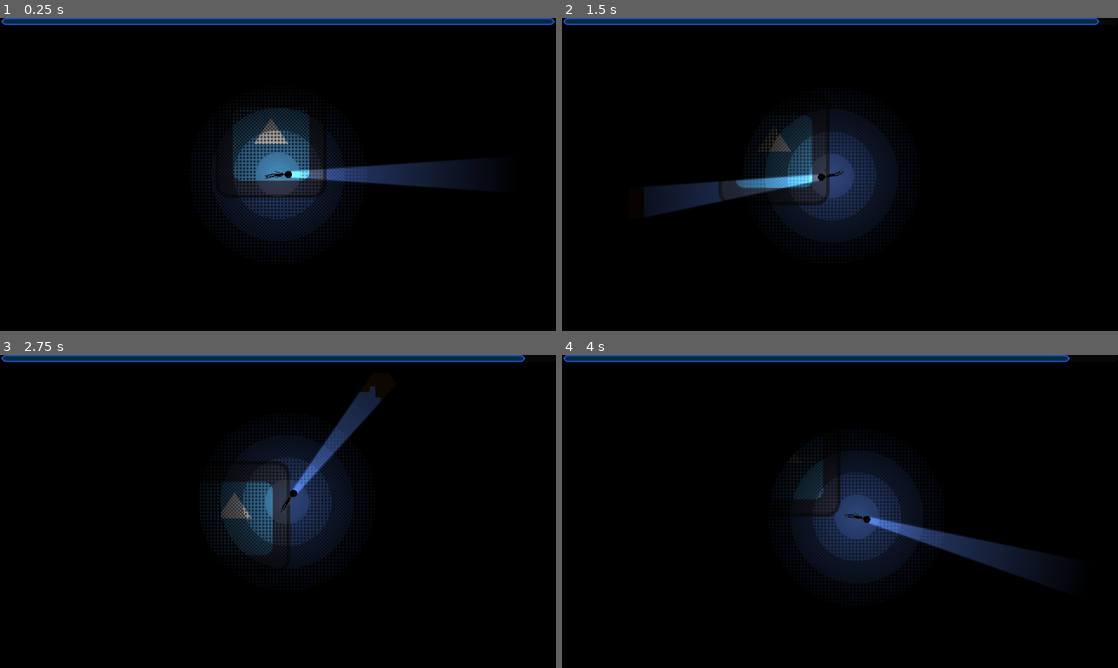
Above: before the commit, frames 1-4 (two rows, left to right).
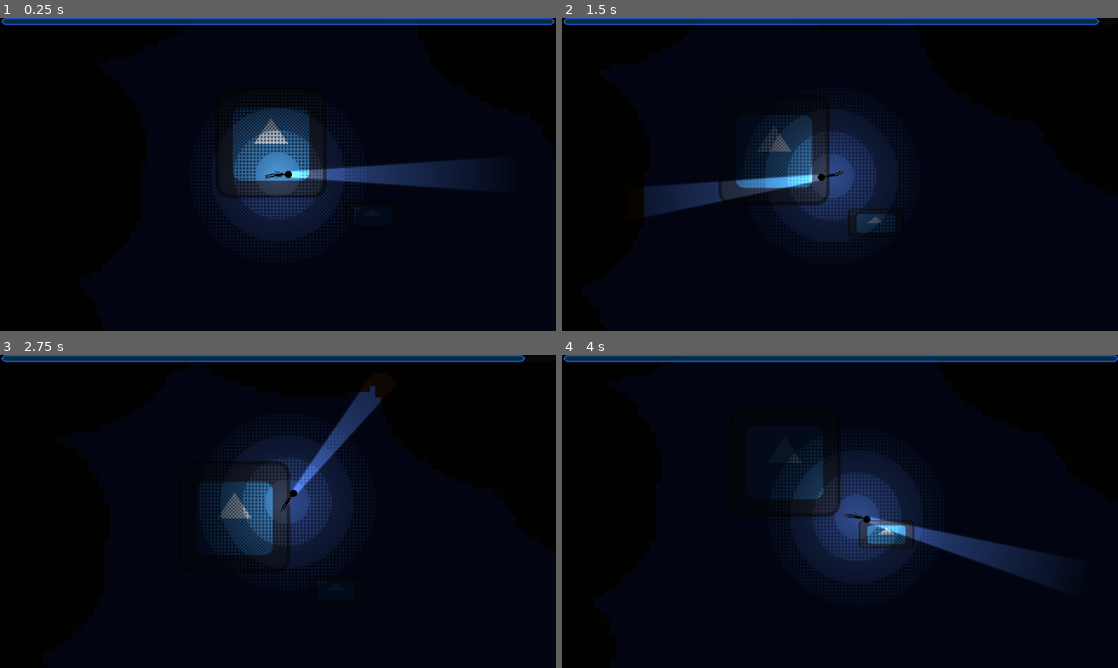
Above: after the commit, the same moments.

Repository: 5ald48/lujja
Game: Godot game, scene res://scenes/main.tscn
The game is run twice, just before and just after one commit, with the same random seed, the same clock (stepped at 60 frames per second) and the same inputs. The engine's default icon, where the game draws it, is replaced by a stand-in: a white triangle on a blue panel in a dark square.
Inputs (mouse positions are in pixels of both pictures, inside the frame that each line leads up to):
- Up to frame 1 (0.25 s): no input
- Up to frame 2 (1.5 s): tap Enter at 0.5 s; move the mouse to (962, 158) at 0.52 s; click (962, 158) at 0.6 s; move the mouse to (728, 190) at 1.27 s; click (728, 190) at 1.35 s
- Up to frame 3 (2.75 s): move the mouse to (333, 442) at 2.02 s; click (333, 442) at 2.1 s
- Up to frame 4 (4 s): move the mouse to (812, 574) at 2.77 s; click (812, 574) at 2.85 s; move the mouse to (1006, 558) at 3.52 s; click (1006, 558) at 3.6 s

The runs differ from the first frame. In frame 1, 3.4% of the frame differs, in the area x 41-71%, y 28-66%; in frame 2, 3.4%; in frame 3, 3.5%; in frame 4, 4.0%, in the area x 33-100%, y 0-62%.

Commit message:
added breathing aera

Diff:
--- /dev/null
+++ b/scenes/breathing_area_component.tscn
@@ -0,0 +1,20 @@
+[gd_scene format=3 uid="uid://bl2kb5kx25oss"]
+
+[ext_resource type="Script" uid="uid://belginccf1xd1" path="res://scripts/breathing_area_component.gd" id="1_1dvdl"]
+[ext_resource type="Texture2D" uid="uid://ccttemxhcw57j" path="res://icon.svg" id="2_eowys"]
+
+[sub_resource type="RectangleShape2D" id="RectangleShape2D_qr0ht"]
+size = Vector2(20, 10)
+
+[node name="air" type="Area2D" unique_id=1927512745]
+script = ExtResource("1_1dvdl")
+
+[node name="CollisionShape2D" type="CollisionShape2D" parent="." unique_id=720596147]
+shape = SubResource("RectangleShape2D_qr0ht")
+
+[node name="Icon" type="Sprite2D" parent="." unique_id=546310274]
+position = Vector2(4.7683716e-07, 0)
+scale = Vector2(0.15625, 0.08)
+texture = ExtResource("2_eowys")
+
+[connection signal="body_entered" from="." to="." method="_on_body_entered"]
--- a/scenes/map.tscn
+++ b/scenes/map.tscn
@@ -2,6 +2,7 @@
 
 [ext_resource type="Texture2D" uid="uid://ccttemxhcw57j" path="res://icon.svg" id="1_4xfga"]
 [ext_resource type="Texture2D" uid="uid://bjemrj6t5xr41" path="res://assets/my art/lujja-328x17-219x190.png" id="1_paxxb"]
+[ext_resource type="PackedScene" uid="uid://bl2kb5kx25oss" path="res://scenes/breathing_area_component.tscn" id="3_gldc4"]
 
 [sub_resource type="PhysicsMaterial" id="PhysicsMaterial_g2els"]
 
@@ -16,7 +17,7 @@
 color = Color(0.18381795, 0.27843308, 0.4935674, 1)
 
 [node name="CanvasModulate" type="CanvasModulate" parent="." unique_id=2089819374]
-color = Color(0, 0, 0, 1)
+color = Color(0.039215688, 0.078431375, 0.13725491, 1)
 
 [node name="StaticBody2D5" type="StaticBody2D" parent="." unique_id=692695941]
 physics_material_override = SubResource("PhysicsMaterial_g2els")
@@ -39,3 +40,7 @@
 [node name="Icon" type="Sprite2D" parent="." unique_id=425671359]
 position = Vector2(582, 417)
 texture = ExtResource("1_4xfga")
+
+[node name="Area2D" parent="." unique_id=1927512745 instance=ExtResource("3_gldc4")]
+position = Vector2(699, 501)
+scale = Vector2(3.19, 3.19)
--- /dev/null
+++ b/scripts/breathing_area_component.gd
@@ -0,0 +1,20 @@
+extends Area2D
+
+
+@onready var air: Area2D = $"."
+
+
+
+
+# Called when the node enters the scene tree for the first time.
+func _ready() -> void:
+	pass # Replace with function body.
+
+
+# Called every frame. 'delta' is the elapsed time since the previous frame.
+func _process(delta: float) -> void:
+	pass
+
+
+func _on_body_entered(body: Node2D) -> void:
+	GlobalData.current_air = GlobalData.max_air
Not shown, added: scripts/breathing_area_component.gd.uid
